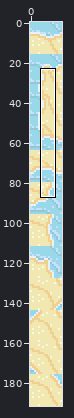
Two states of a sprite sheet, data/tilesets/primary/general/anim/sand_water_edge1/3.png. Above, an overview of the earlier version with the close-up marked.
Close-up. The starting point:
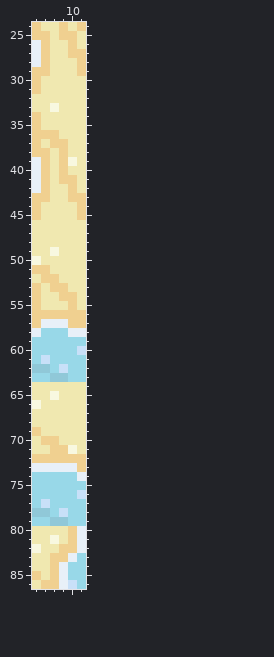
The file is 16x192 pixels. Shown: x 6..11, y 24..86.
The result:
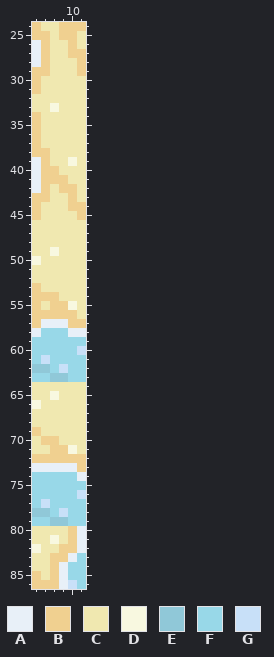
Palette (. is transparent): A #e8f0f8  B #f0d090  C #f0e8b0  D #f8f8e0  E #90c8d8  F #98d8e8  G #c8e0f8
Edits made:
y 24: x 10 C -> B
y 36: x 7..8 BB -> CC
y 37: x 8..9 BB -> CC
y 38..39: x 9 B -> C
y 40: x 8..9 CB -> BC
y 41: x 8 C -> B; x 10 B -> C
y 42: x 9 C -> B
y 43: x 11 B -> C
y 44: x 10 C -> B
y 51: x 6..7 BB -> CC
y 52: x 7..8 BB -> CC
y 53: x 8..9 BB -> CC
y 54: x 7..10 CCBB -> BBCC
y 55: x 8..10 CCB -> BBD
y 56: x 11 B -> C
y 86: x 6 C -> B
